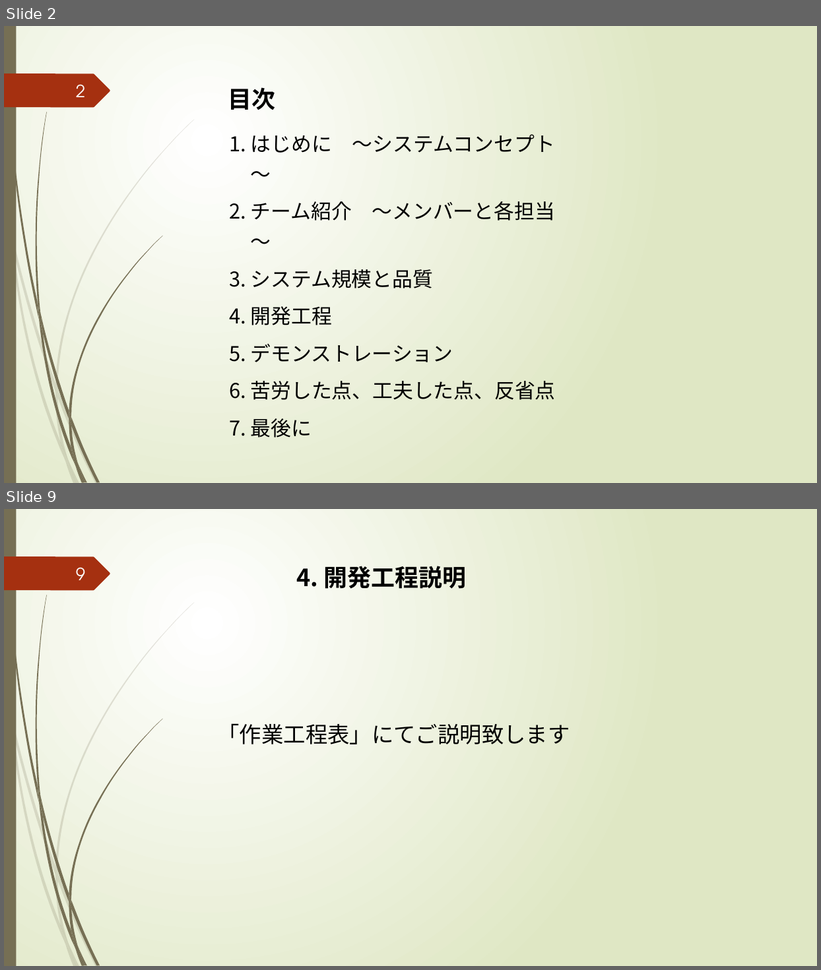
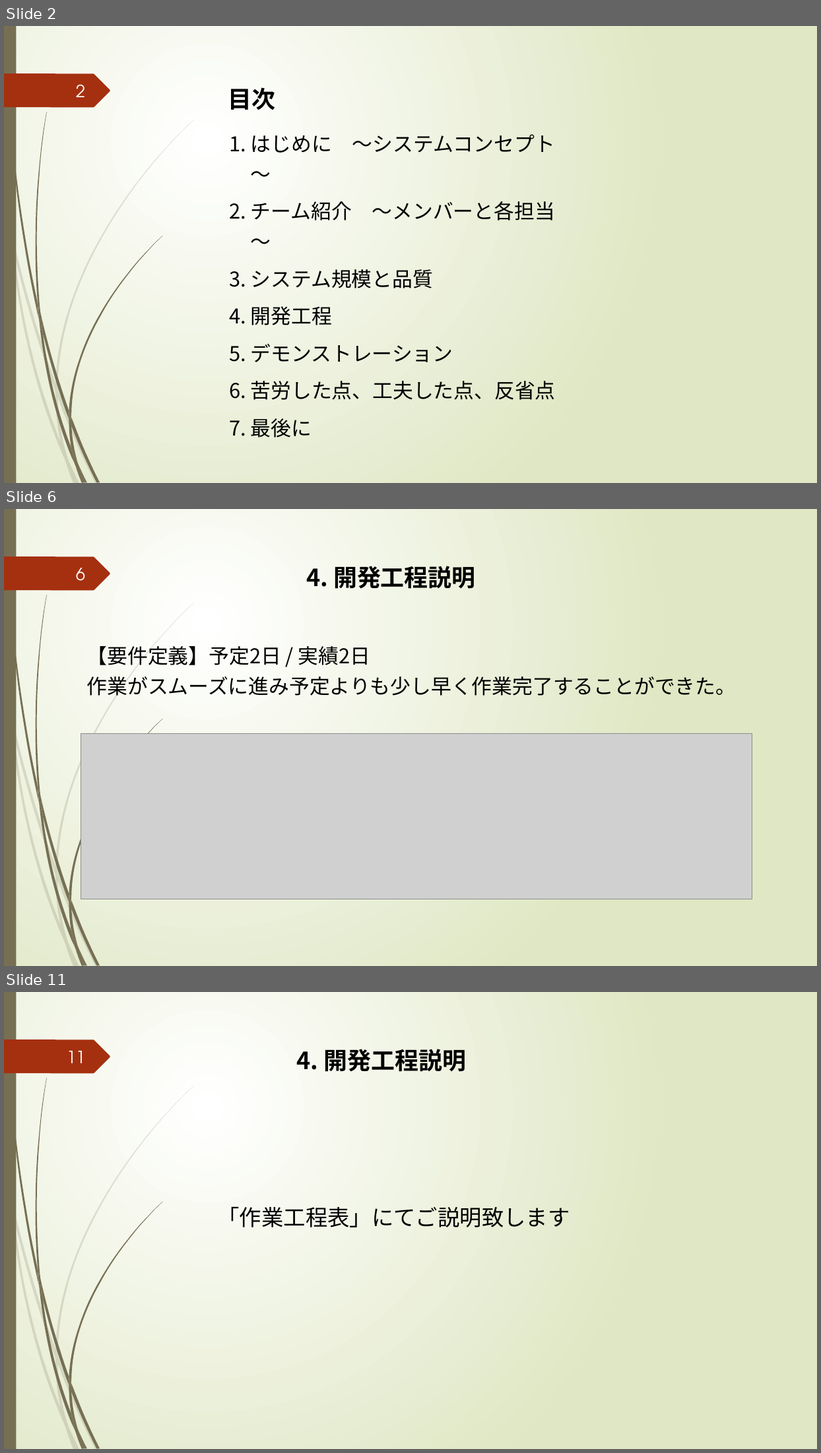
Before and after one commit to k-kuru/team_develop, a slide deck: 05_チーム開発演習_発表会資料/05_チーム開発演習_発表会資料_チーム3.pptx. Shown one above the other, each under a label of ours: slides 2 and 9 before the commit, slides 2, 6 and 11 after it; the slides between them are not shown. The pictures are 821x970 and 821x1453 pixels, drawn with LibreOffice and Linux fonts; fonts in the diff are those of the drawing; grey boxes stand for pictures. Boxes give left, top, right and bottom in pixels: in the first picture for what was removed or moved away, otherwise in the second. Text is boxed around its words. In the diff, an @@ line names an element or a change of style, - is before the commit and + after.

```diff
--- a/05_チーム開発演習_発表会資料/05_チーム開発演習_発表会資料_チーム3.pptx
+++ b/05_チーム開発演習_発表会資料/05_チーム開発演習_発表会資料_チーム3.pptx
@@ slide 6 added at [4, 509, 817, 966], background gradient #FFFFFF to #DFE8C4; not listed: 24 template elements that a slide beside it also shows @@
@@ page number added at [76, 568, 85, 581], 20 pt, text #FFFFFF @@
+6
@@ text added at [306, 566, 475, 589], 28 pt, text #000000, bold @@
+4. 開発工程説明
@@ text added at [87, 646, 736, 696], 24 pt, text #000000 @@
+【要件定義】予定2日 / 実績2日
+作業がスムーズに進み予定よりも少し早く作業完了することができた。
@@ picture added at [81, 733, 752, 900] @@
@@ what was slide 9 is now slide 11 @@
@@ page number at [67, 1051, 85, 1063]: text changed @@
-9
+11
```
Also in this commit, not shown: 12 slides changed, 2 other slides added, 3 other files.
